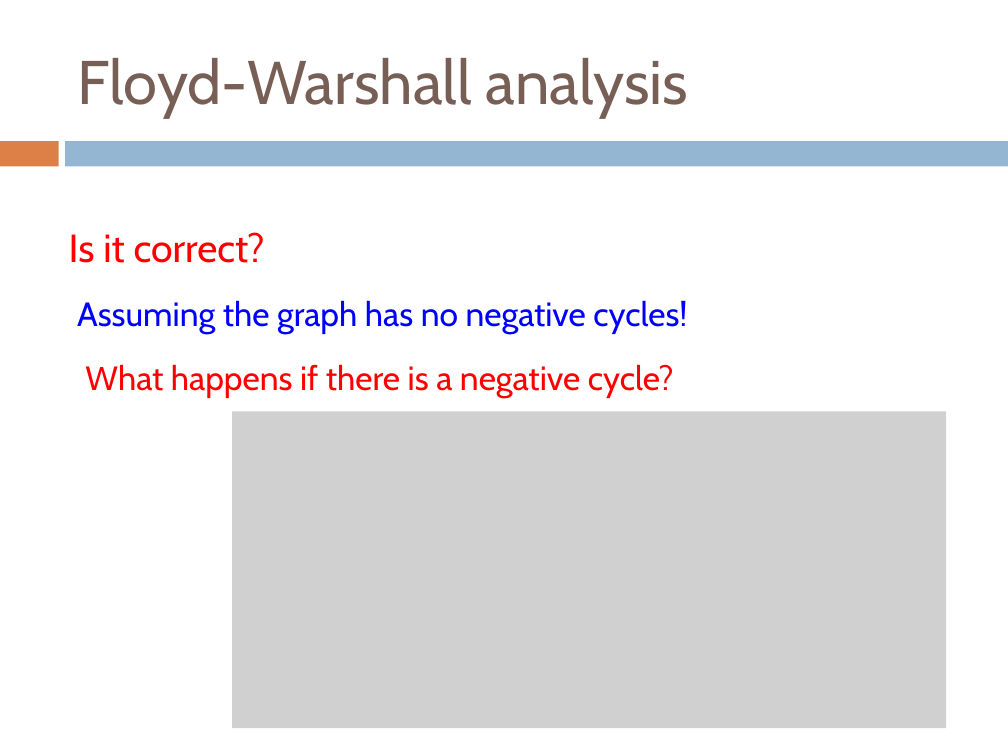
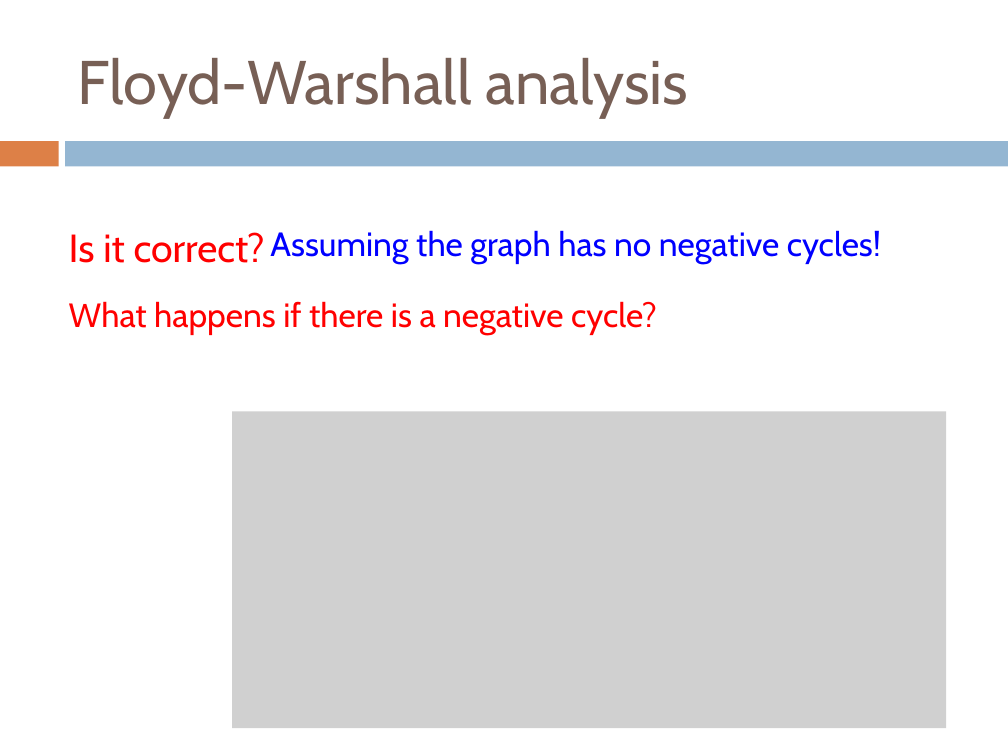
Before and after one commit to Collins-kariuk/Algorithms, a slide deck: slide 43 of Lectures/Lecture 20_All-Pairs Shortest Paths.pptx. Drawn at 1008x756 pixels with LibreOffice and Linux fonts; fonts in the diff are those of the drawing; grey boxes stand for pictures. Boxes give left, top, right and bottom in pixels: in the first picture for what was removed or moved away, otherwise in the second. Text is boxed around its words. In the diff, an @@ line names an element or a change of style, - is before the commit and + after.

```diff
--- a/Lectures/Lecture 20_All-Pairs Shortest Paths.pptx
+++ b/Lectures/Lecture 20_All-Pairs Shortest Paths.pptx
@@ text "Assuming the graph has no ...": place and size @@
-text "Assuming the graph has no ..." at box(77, 300, 687, 334)
+text "Assuming the graph has no ..." at box(270, 230, 881, 264)
@@ text "What happens if there is ...": place and size @@
-text "What happens if there is ..." at box(85, 364, 674, 398)
+text "What happens if there is ..." at box(69, 301, 657, 335)
```
Also in this commit, not shown: 13 other slides changed.
